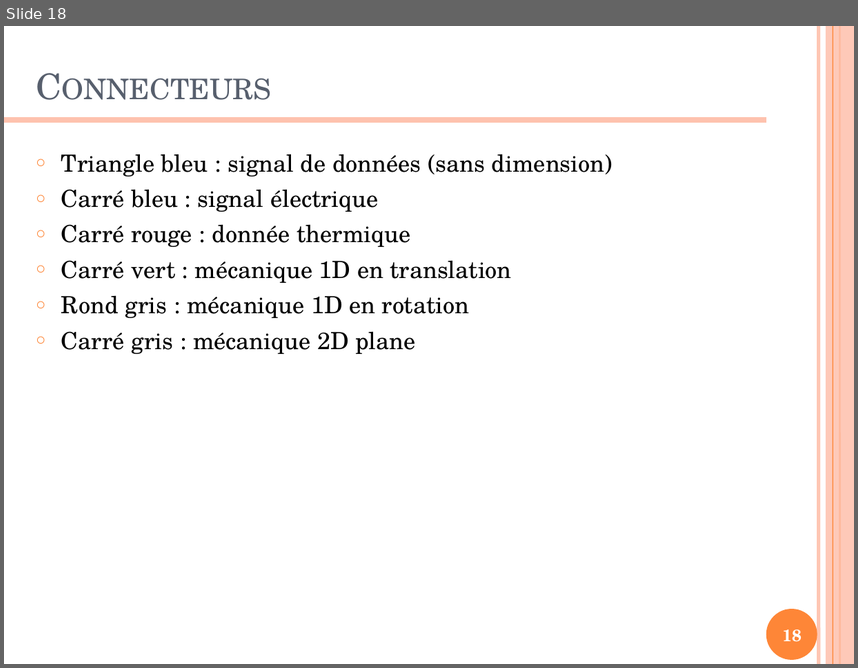
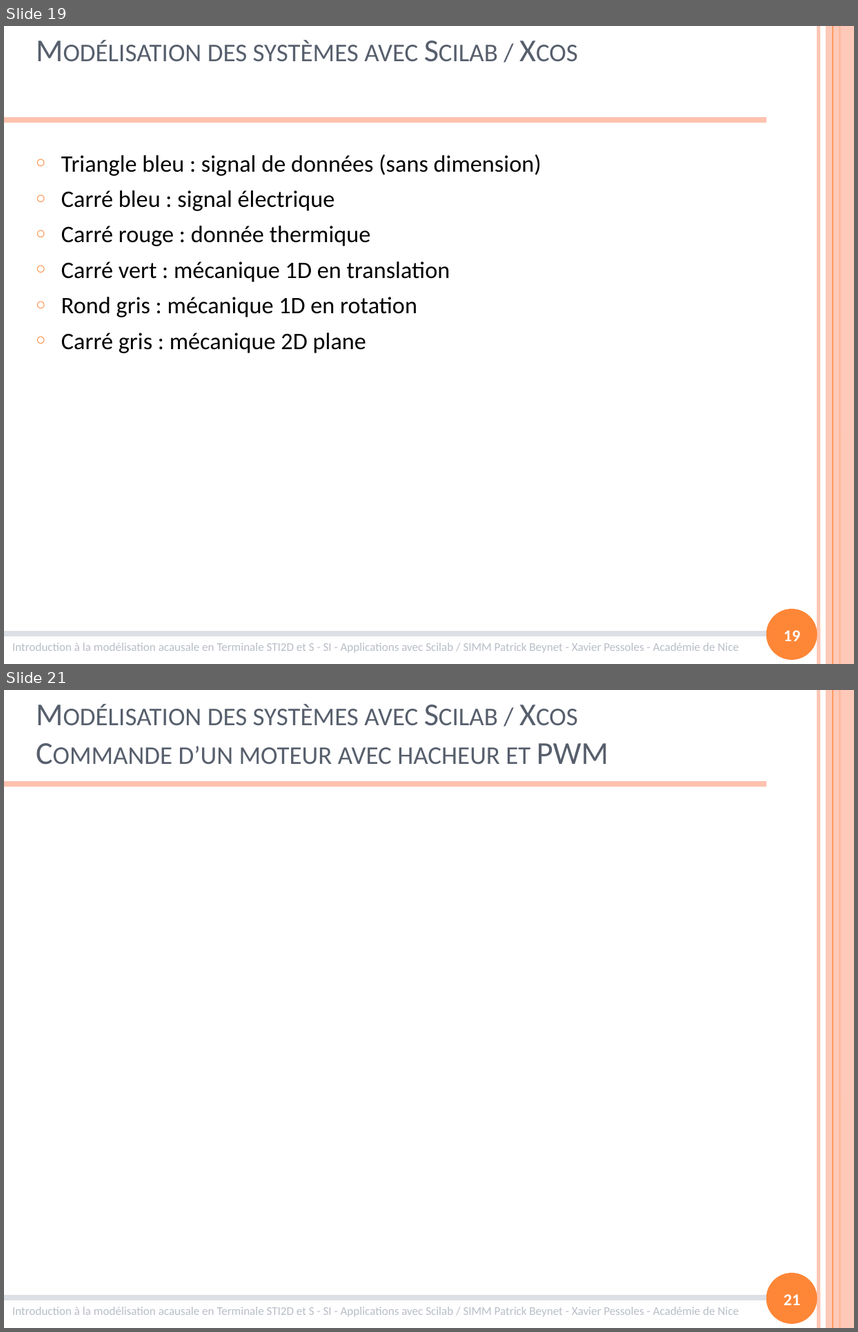
Before and after one commit to xpessoles/Formations, a slide deck: ModelisationMultiphysique/ModelisationMultiphysique.pptx. Shown one above the other, each under a label of ours: slide 18 before the commit, slides 19 and 21 after it; the slides between them are not shown. The pictures are 858x668 and 858x1332 pixels, drawn with LibreOffice and Linux fonts; fonts in the diff are those of the drawing. Boxes give left, top, right and bottom in pixels: in the first picture for what was removed or moved away, otherwise in the second. Text is boxed around its words. In the diff, an @@ line names an element or a change of style, - is before the commit and + after.

```diff
--- a/ModelisationMultiphysique/ModelisationMultiphysique.pptx
+++ b/ModelisationMultiphysique/ModelisationMultiphysique.pptx
@@ slide 21 added at <box>4,690,854,1328</box>, background #FFFFFF; not listed: 8 template elements that a slide beside it also shows @@
@@ title added at <box>179,704,608,765</box>, 27 pt, text #575F6D, small capitals @@
+Modélisation des systèmes avec Scilab / Xcos
+Commande d’un moteur avec hacheur et PWM
@@ page number added at <box>784,1294,800,1305</box>, 14 pt, text #FFFFFF, bold @@
+21
@@ what was slide 18 is now slide 19 @@
@@ slide 19 changed as well @@
@@ title at <box>208,40,418,61</box>: text changed; size 30 to 27 pt; font TeX Gyre Schola to Calibri @@
-Connecteurs
+Modélisation des systèmes avec Scilab / Xcos
@@ text "Triangle bleu : signal de ..." at <box>61,154,542,353</box>: font TeX Gyre Schola to Calibri @@
@@ line added from (4, 633) to (766, 633), #DCDFE3 4.5 pt @@
@@ text added at <box>12,642,739,653</box>, 10 pt, text #B9BEC7 @@
+Introduction à la modélisation acausale en Terminale STI2D et S - SI - Applications avec Scilab / SIMM Patrick Beynet - Xavier Pessoles - Académie de Nice
@@ page number at <box>784,630,800,641</box>: text changed; font TeX Gyre Schola to Calibri @@
-18
+19
```
Also in this commit, not shown: 21 other slides changed, 12 other slides added, 7 slides removed.
